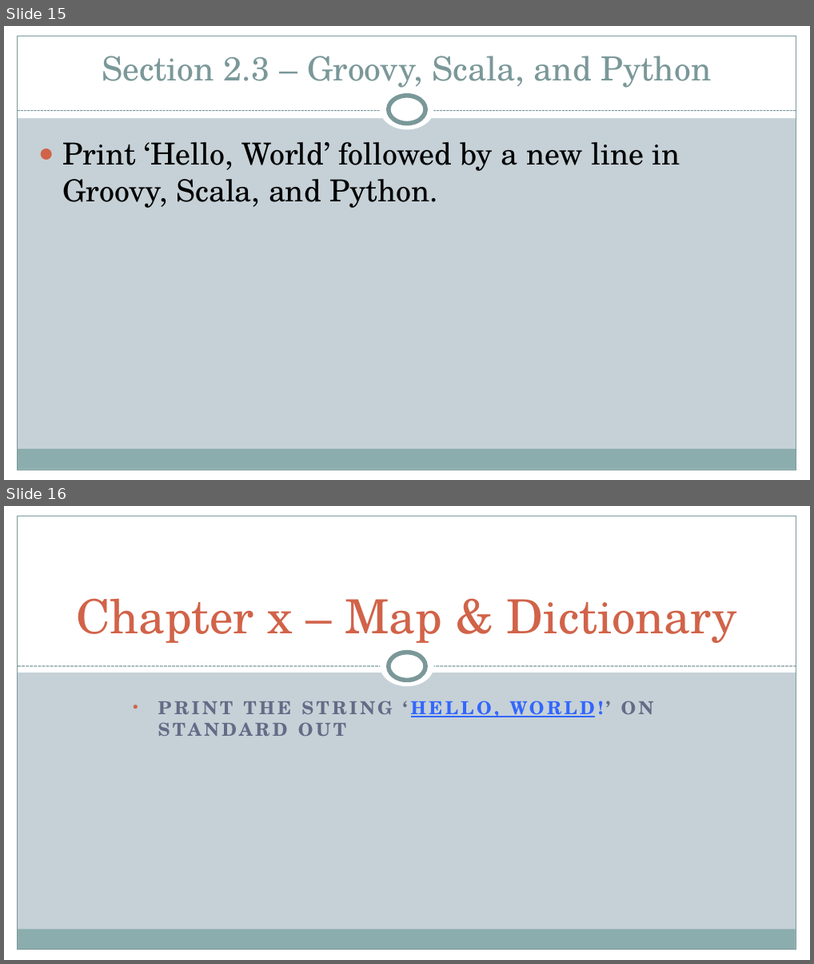
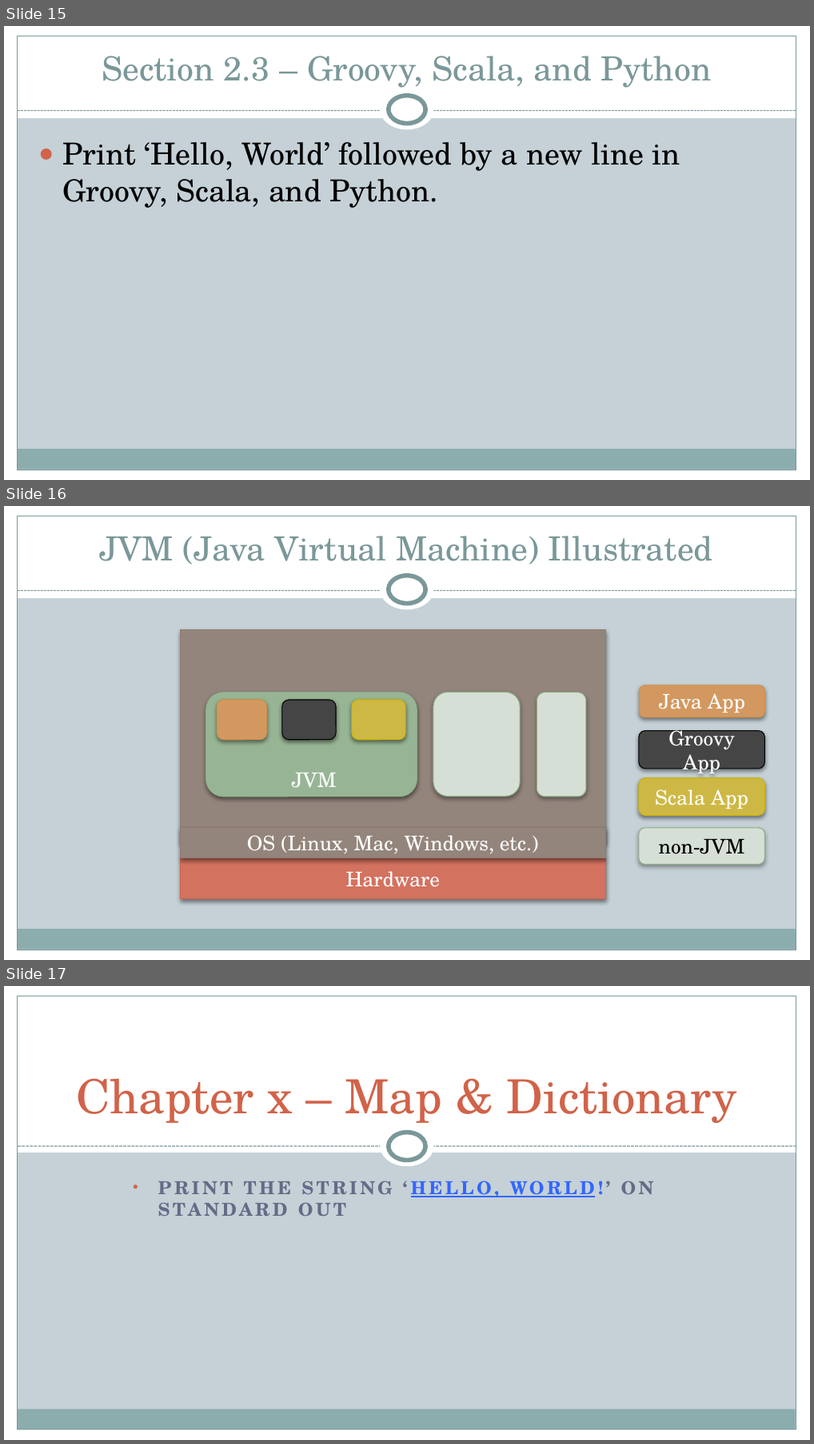
Before and after one commit to xiliax/programming-languages-compared, a slide deck: docs/programming-language-compared.pptx. Shown one above the other, each under a label of ours: slides 15 and 16 before the commit, slides 15, 16 and 17 after it. The pictures are 814x964 and 814x1444 pixels, drawn with LibreOffice and Linux fonts; fonts in the diff are those of the drawing. Boxes give left, top, right and bottom in pixels: in the first picture for what was removed or moved away, otherwise in the second. Text is boxed around its words. In the diff, an @@ line names an element or a change of style, - is before the commit and + after.

Commit message:
c02s03 - Groovy, Scala, and Python

```diff
--- a/docs/programming-language-compared.pptx
+++ b/docs/programming-language-compared.pptx
@@ slide 16 added at box(4, 506, 810, 960), background #C5D1D7; not listed: 9 template elements that a slide beside it also shows @@
@@ title added at box(99, 536, 714, 564), 29.7 pt, text #7C999A @@
+JVM (Java Virtual Machine) Illustrated
@@ rectangle added at box(181, 630, 606, 843), fill #95867D, outline #8C7B70 0.75 pt @@
@@ rounded rectangle added at box(206, 692, 418, 796), fill #97B595, outline #8FB08C 0.75 pt @@
@@ rounded rectangle added at box(434, 692, 520, 796), fill #D6E0D5, outline #8FB08C 0.75 pt @@
@@ rounded rectangle added at box(537, 692, 586, 796), fill #D6E0D5, outline #8FB08C 0.75 pt @@
@@ rounded rectangle added at box(639, 685, 766, 717), fill #D4985F, outline #D19049 0.75 pt, 18 pt, text #FFFFFF @@
+Java App
@@ rounded rectangle added at box(217, 700, 267, 739), fill #D4985F, outline #D19049 0.75 pt @@
@@ rounded rectangle added at box(282, 700, 336, 739), fill #454545, outline #000000 0.75 pt @@
@@ rounded rectangle added at box(351, 700, 406, 739), fill #CFB945, outline #CCB400 0.75 pt @@
@@ rounded rectangle added at box(639, 730, 766, 768), fill #454545, outline #000000 0.75 pt, 18 pt, text #FFFFFF @@
+Groovy App
@@ text added at box(292, 772, 337, 787), 18 pt, text #FFFFFF @@
+JVM
@@ rounded rectangle added at box(639, 778, 766, 815), fill #CFB945, outline #CCB400 0.75 pt, 18 pt, text #FFFFFF @@
+Scala App
@@ rectangle added at box(181, 828, 606, 858), fill #95867D, outline #8C7B70 0.75 pt, 18 pt, text #FFFFFF @@
+OS (Linux, Mac, Windows, etc.)
@@ rounded rectangle added at box(639, 828, 766, 864), fill #D6E0D5, outline #8FB08C 0.75 pt, 18 pt, text #000000 @@
+non-JVM
@@ rectangle added at box(181, 857, 606, 898), fill #D4725F, outline #D16349 0.75 pt, 18 pt, text #FFFFFF @@
+Hardware
@@ what was slide 16 is now slide 17 @@
```
Also in this commit, not shown: 9 other files.
